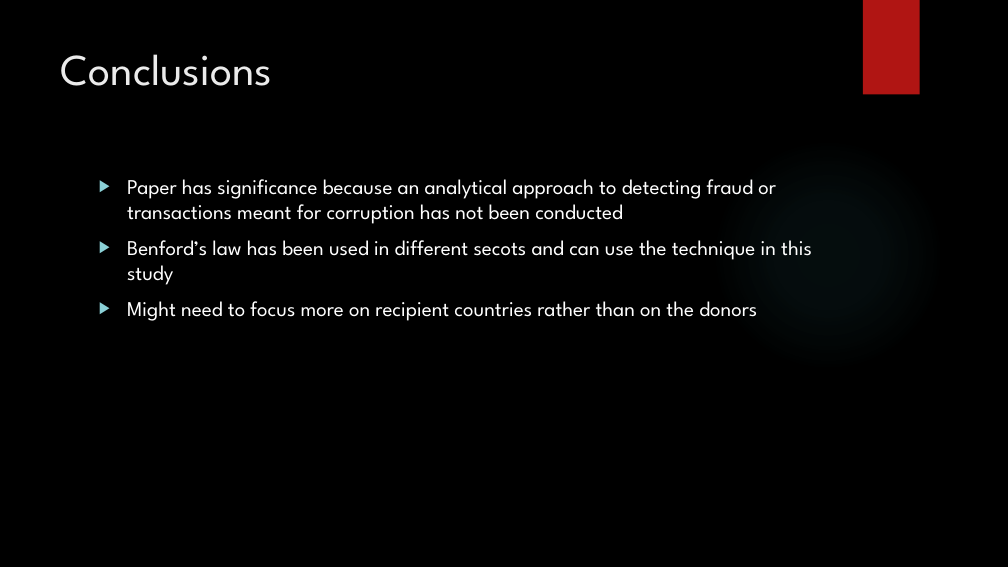
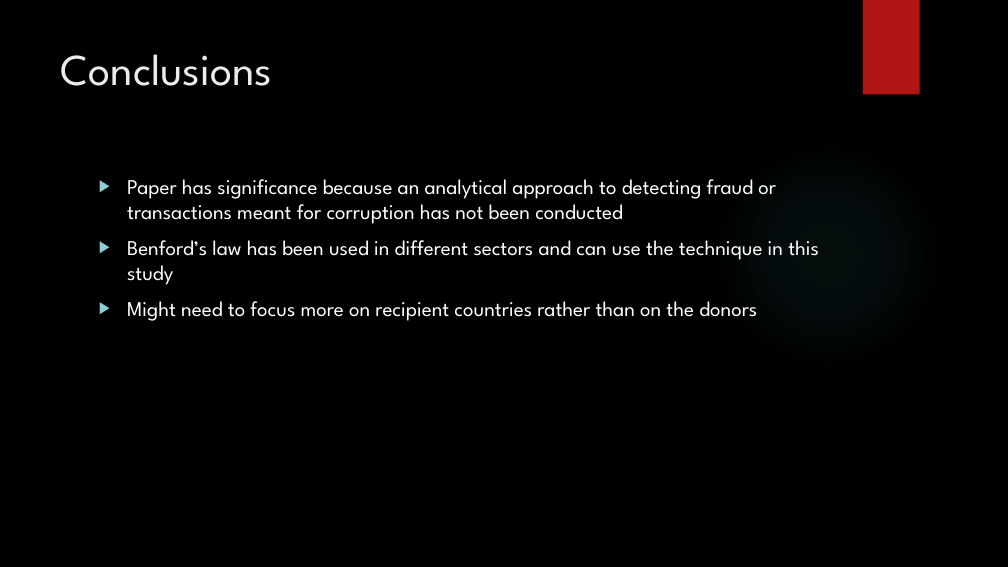
Before and after one commit to bcarancibia/CUNY_IS_698, a slide deck: slide 4 of presentations/litreview_prez.pptx. Drawn at 1008x567 pixels with LibreOffice and Linux fonts; fonts in the diff are those of the drawing; background and template pictures are left out. Boxes give left, top, right and bottom in pixels: in the first picture for what was removed or moved away, otherwise in the second. Text is boxed around its words. In the diff, an @@ line names an element or a change of style, - is before the commit and + after.

```diff
--- a/presentations/litreview_prez.pptx
+++ b/presentations/litreview_prez.pptx
@@ text at <box>127,240,819,285</box>: text changed @@
-▶ Benford’s law has been used in different secots and can use the technique in this study
+▶ Benford’s law has been used in different sectors and can use the technique in this study
```
Also in this commit, not shown: 3 other files.
